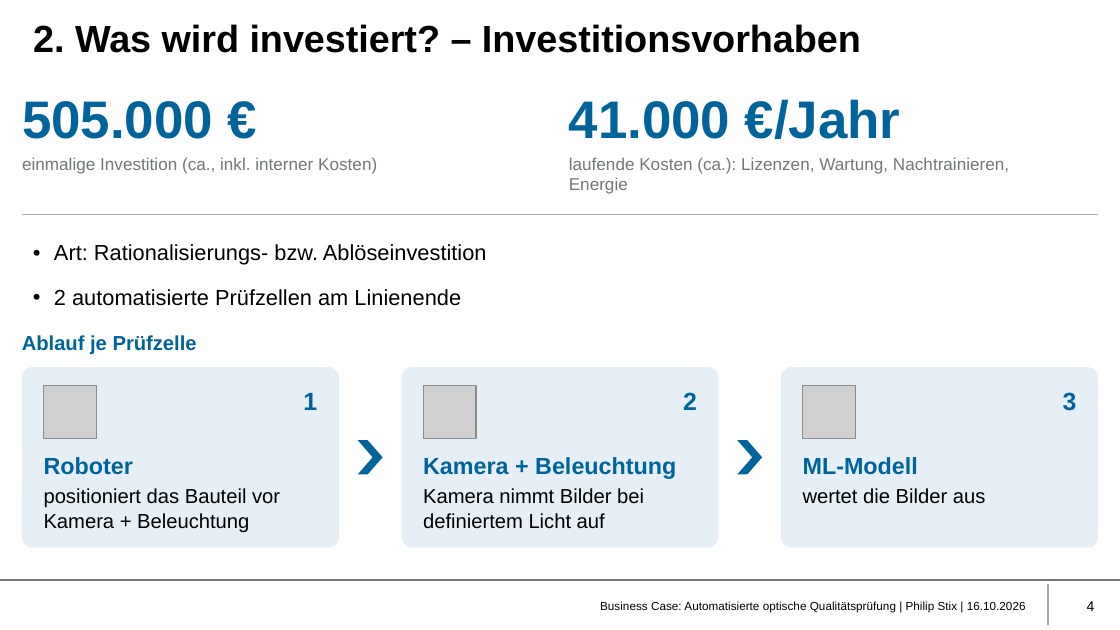
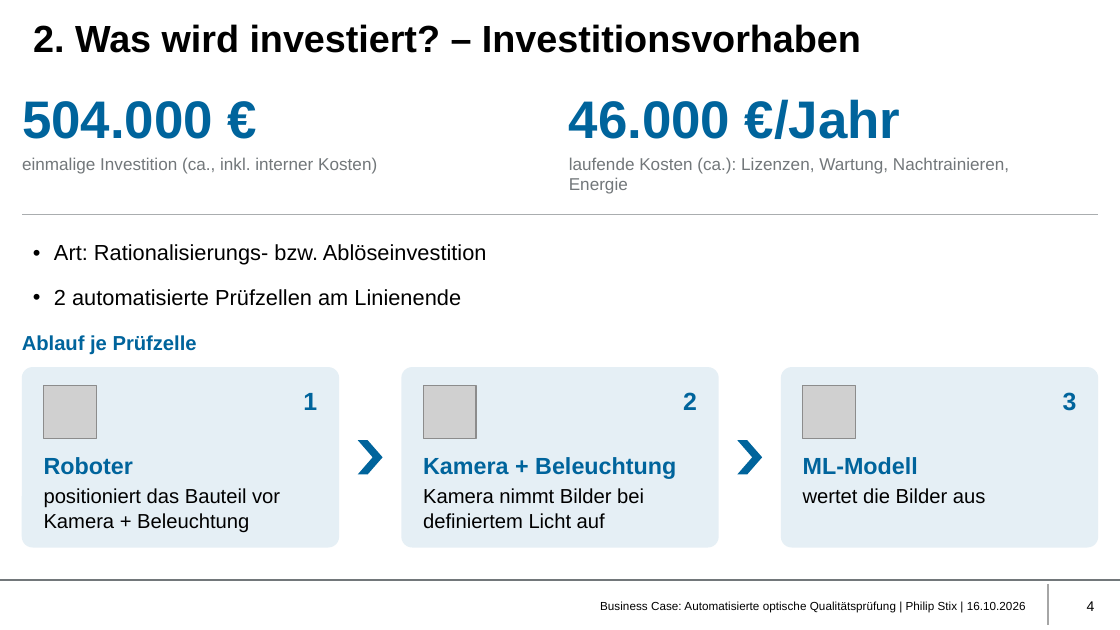
Before and after one commit to philip-stack/MRE3-bGUS, a slide deck: slide 4 of 01 Abgabe/Business Case Qualitätsprüfung - Philip Stix.pptx. Drawn at 1120x630 pixels with LibreOffice and Linux fonts; fonts in the diff are those of the drawing; grey boxes stand for pictures; background and template pictures are left out. Boxes give left, top, right and bottom in pixels: in the first picture for what was removed or moved away, otherwise in the second. Text is boxed around its words. In the diff, an @@ line names an element or a change of style, - is before the commit and + after.

```diff
--- a/01 Abgabe/Business Case Qualitätsprüfung - Philip Stix.pptx
+++ b/01 Abgabe/Business Case Qualitätsprüfung - Philip Stix.pptx
@@ text at (22, 101, 213, 139): text changed @@
-505.000 €
+504.000 €
@@ text at (569, 99, 901, 139): text changed @@
-41.000 €/Jahr
+46.000 €/Jahr
```
Also in this commit, not shown: 8 other slides changed, 2 other files.
